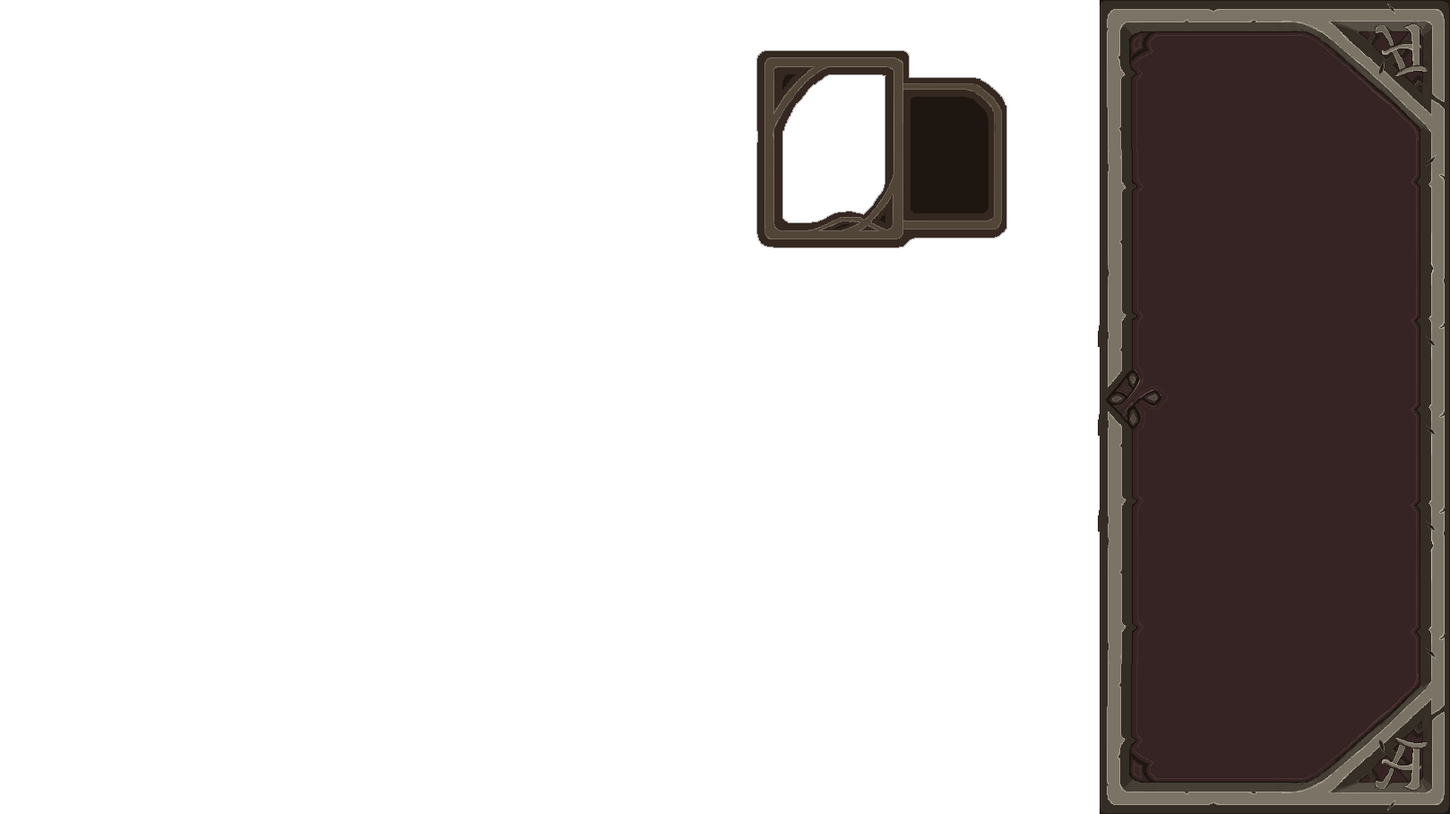
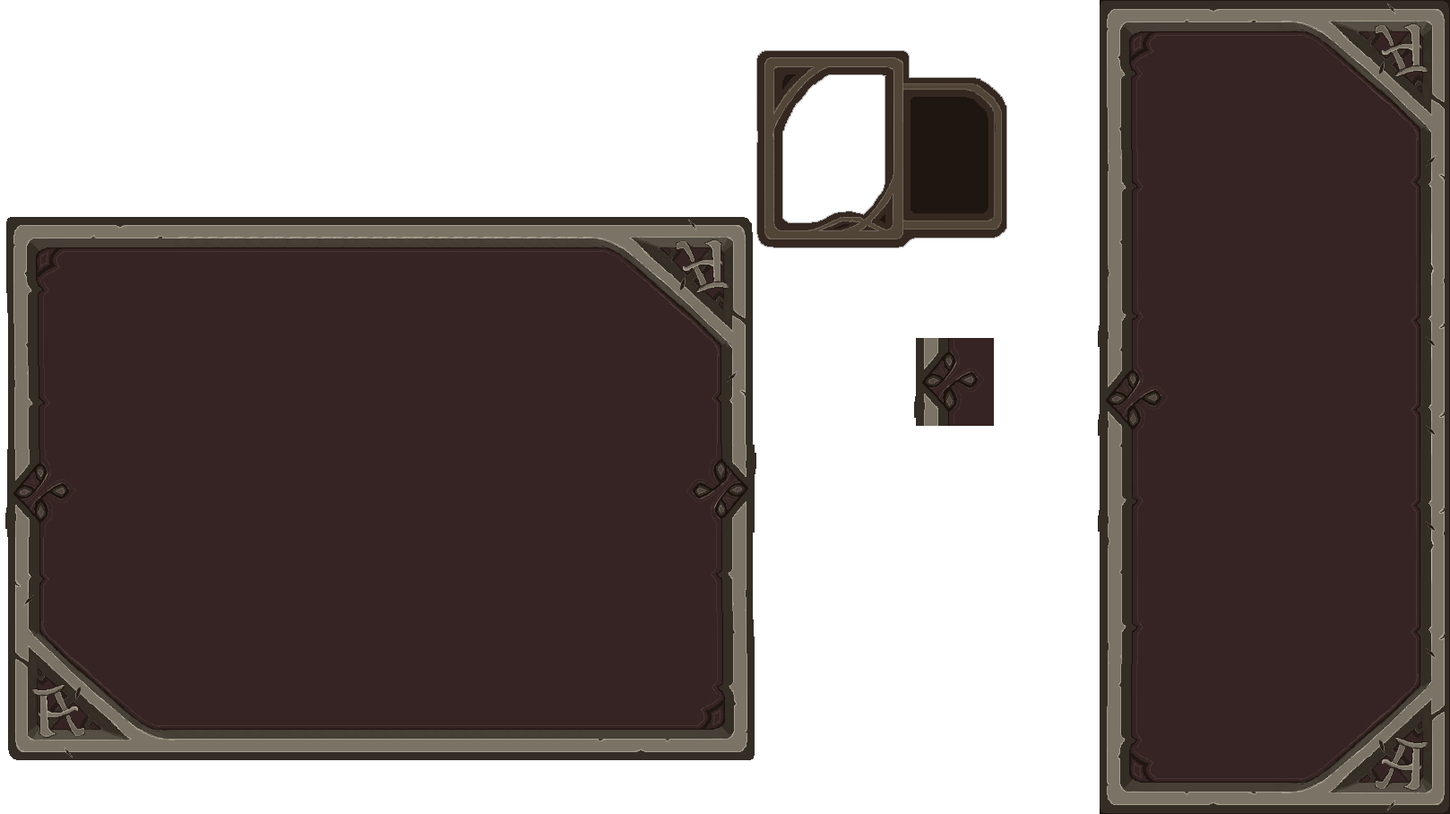
Layer changes from the first 1450×814 image to the second:
renamed "Calque 7" to "Calque 19", painted on it over [5, 216, 994, 760]
